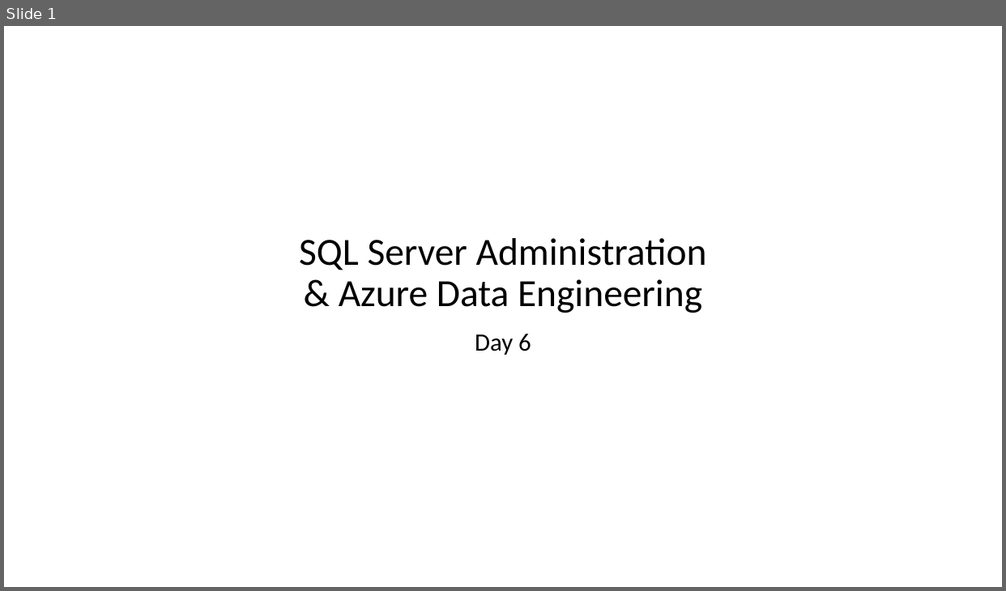
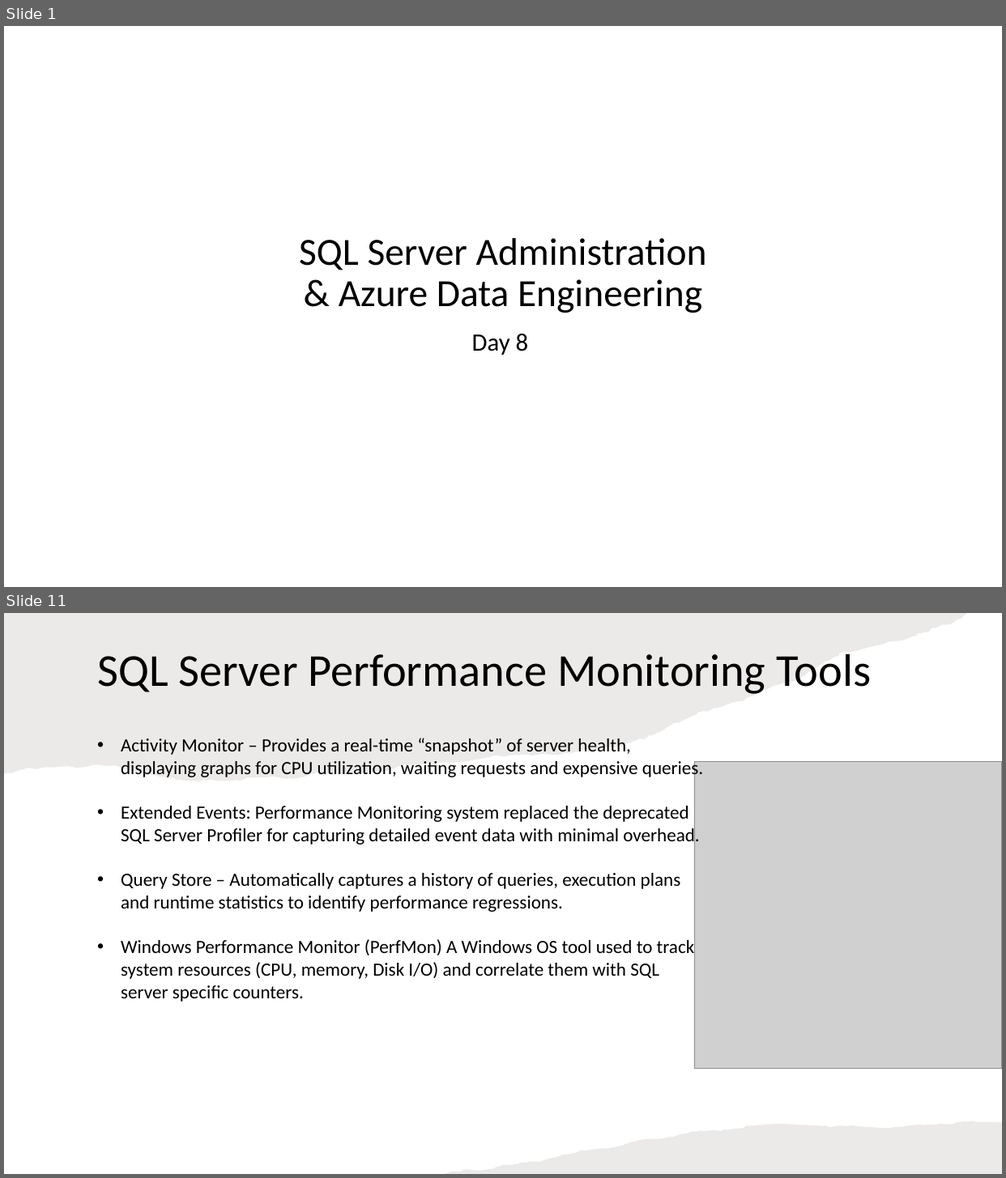
Before and after one commit to imcuteani/SQL_Server_Azure_Data_Engineering, a slide deck: Decks/day-8/SQL Server Administration & Azure Data Engineering-day-8.pptx. Shown one above the other, each under a label of ours: slide 1 before the commit, slides 1 and 11 after it; the slides between them are not shown. The pictures are 1006x591 and 1006x1178 pixels, drawn with LibreOffice and Linux fonts; fonts in the diff are those of the drawing; grey boxes stand for pictures; background and template pictures are left out. Boxes give left, top, right and bottom in pixels: in the first picture for what was removed or moved away, otherwise in the second. Text is boxed around its words. In the diff, an @@ line names an element or a change of style, - is before the commit and + after.

```diff
--- a/Decks/day-8/SQL Server Administration & Azure Data Engineering-day-8.pptx
+++ b/Decks/day-8/SQL Server Administration & Azure Data Engineering-day-8.pptx
@@ slide 11 added at [4, 613, 1002, 1174], background #FFFFFF @@
@@ freeform shape added at [4, 613, 967, 781], fill #82766A at 15% opacity @@
@@ title added at [97, 653, 871, 694], 44 pt, text #000000 @@
+SQL Server Performance Monitoring Tools
@@ text added at [121, 738, 703, 1002], 18 pt, text #000000 @@
+• Activity Monitor – Provides a real-time “snapshot” of server health, displaying graphs for CPU utilization, waiting requests and expensive queries.
+• Extended Events: Performance Monitoring system replaced the deprecated SQL Server Profiler for capturing detailed event data with minimal overhead.
+• Query Store – Automatically captures a history of queries, execution plans and runtime statistics to identify performance regressions.
+• Windows Performance Monitor (PerfMon) A Windows OS tool used to track system resources (CPU, memory, Disk I/O) and correlate them with SQL server specific counters.
@@ picture added at [695, 761, 1002, 1069] @@
@@ freeform shape added at [445, 1122, 1002, 1174], fill #82766A at 15% opacity @@
@@ slide 1 changed as well @@
@@ subtitle at [472, 334, 529, 355]: text changed @@
-Day 6
+Day 8
```
Also in this commit, not shown: 7 other slides changed, 8 other slides added, 6 slides removed, 43 other files.
